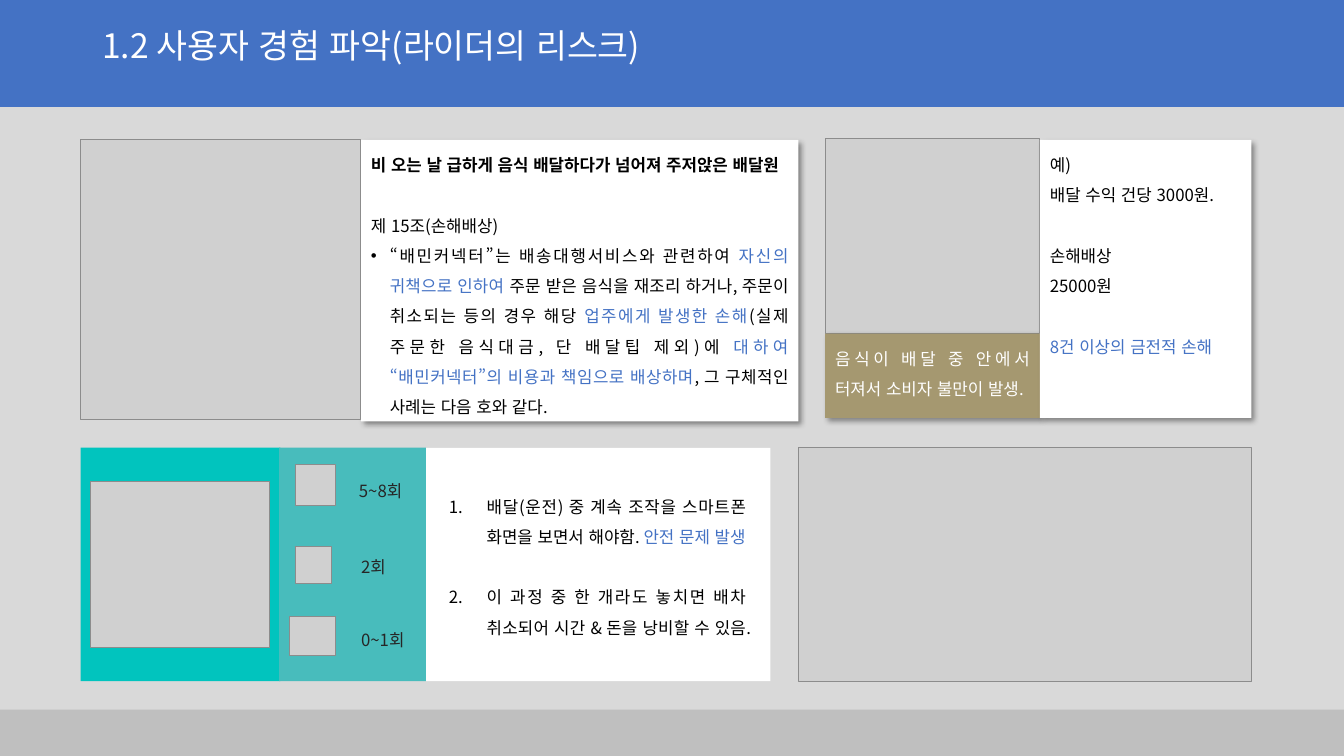
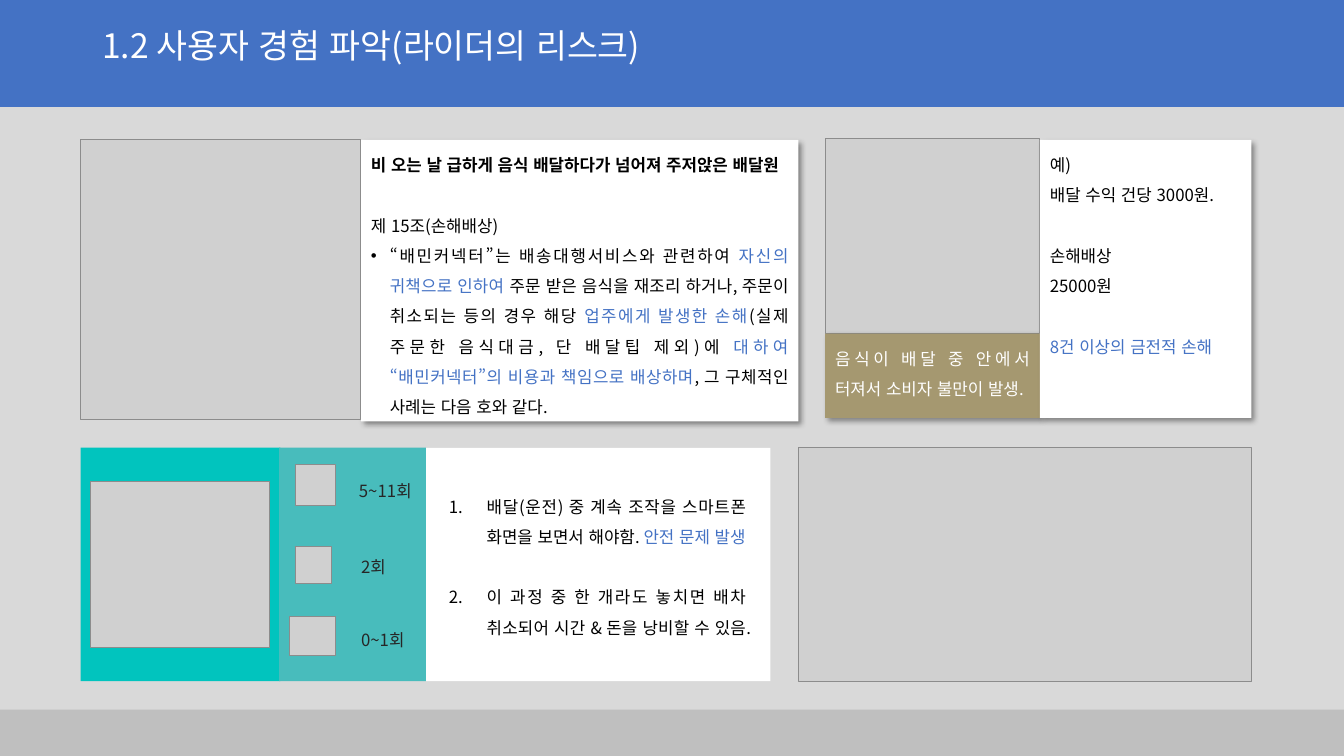
Before and after one commit to dklee801/Hel_ri_celus, a slide deck: slide 5 of 기획/아이템 기획안/[융복합]_4조 아이템소개 ppt(기획안 중간발표).pptx. Drawn at 1344x756 pixels with LibreOffice and Linux fonts; fonts in the diff are those of the drawing; grey boxes stand for pictures; background and template pictures are left out. Boxes give left, top, right and bottom in pixels: in the first picture for what was removed or moved away, otherwise in the second. Text is boxed around its words. In the diff, an @@ line names an element or a change of style, - is before the commit and + after.

```diff
--- a/기획/아이템 기획안/[융복합]_4조 아이템소개 ppt(기획안 중간발표).pptx
+++ b/기획/아이템 기획안/[융복합]_4조 아이템소개 ppt(기획안 중간발표).pptx
@@ text at (359,483,412,499): text changed @@
-5~8회
+5~11회
```
Also in this commit, not shown: 4 other slides changed, 1 slide added, 3 other files.
